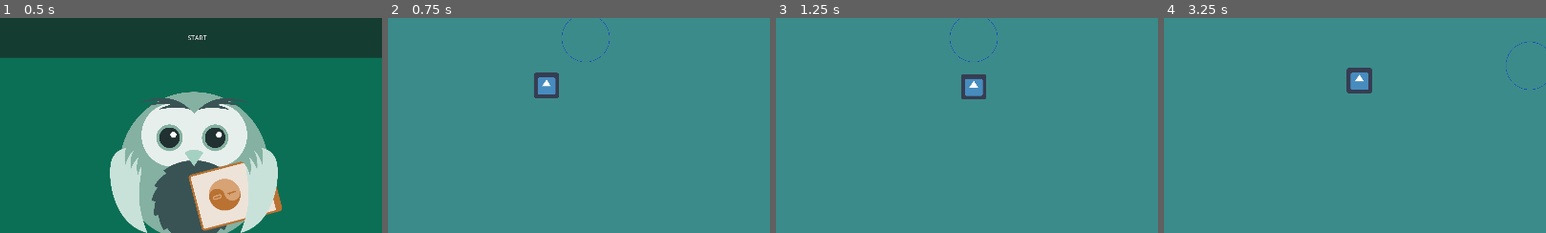
Above: before the commit, frames 1-4 (left to right).
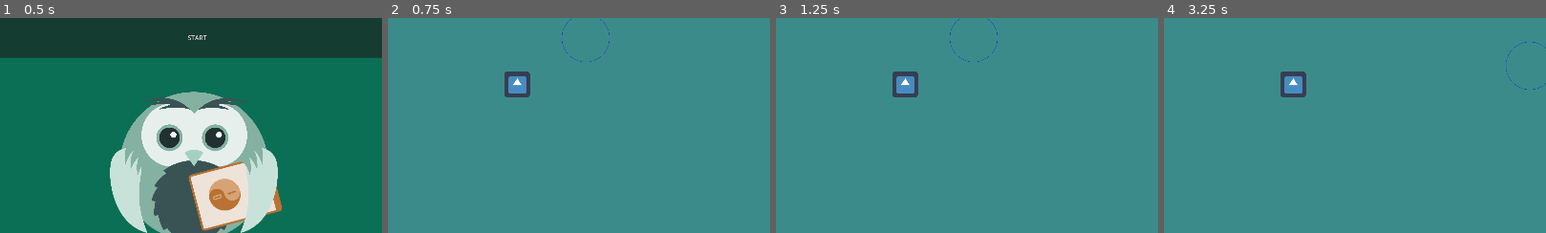
Above: after the commit, the same moments.

Repository: CoderDojoNKPG/GodotWorkshop
Game: Godot game, scene res://menu.tscn
The game is run twice, just before and just after one commit, with the same random seed, the same clock (stepped at 60 frames per second) and the same inputs. The engine's default icon, where the game draws it, is replaced by a stand-in: a white triangle on a blue panel in a dark square.
Inputs (mouse positions are % of the whole screen's width and height, from its top left):
- Up to frame 1 (0.5 s): no input
- Up to frame 2 (0.75 s): click "START" at 0.5 s
- Up to frame 3 (1.25 s): no input
- Up to frame 4 (3.25 s): click "START" at 1.25 s; click "START" at 2 s; tap Enter at 2.75 s; move the mouse to (72, 45) at 2.77 s; click (72, 45) at 2.92 s
The pictures show only the part of the screen within x 24-74%, y 34-84%; the shares and areas given below are measured in that part.

Frame 1 is identical in both runs. In frame 2, 1.6% of the frame differs, in the area x 30-45%, y 24-38%; in frame 3, 1.5%; in frame 4, 1.6%, in the area x 30-55%, y 23-37%.
Error after the commit: Invalid assignment of property or key 'goto' with value of type 'Vector2' on a base object of type 'Area2D (player.gd)'. (res://main.gd:26)

Commit message:
Halverat fönstrets storlek

Diff:
--- a/00_Starter/main.gd
+++ b/00_Starter/main.gd
@@ -4,8 +4,8 @@
 @onready var anim = get_node("AnimationPlayer")
 
 var player_speed = 400
-const w = 1920
-const h = 1080
+const w = 960
+const h = 540
 var pressed = false
 var pressed_position = Vector2(w/2,h/2)
 var game_over = false
@@ -20,12 +20,11 @@
 		elif event.pressed == false:
 			pressed = false
 
-func _process(delta):
+func _process(_delta):
 	if not game_over:
 		if pressed:
-			pressed_position = get_global_mouse_position()
+			player.goto = get_global_mouse_position()
 
-		player.position  = player.position.move_toward(pressed_position, delta * player_speed)
 
 func damage_taken():
 	# När spelaren tar skada visar vi detta med en liten animation
